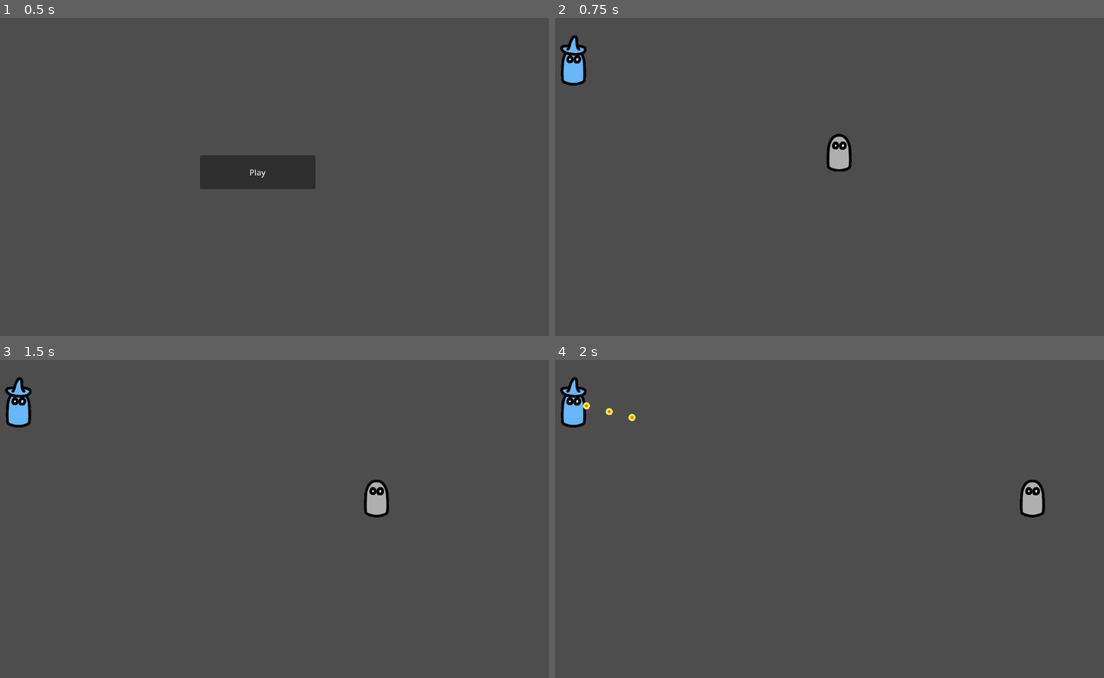
Above: before the commit, frames 1-4 (two rows, left to right).
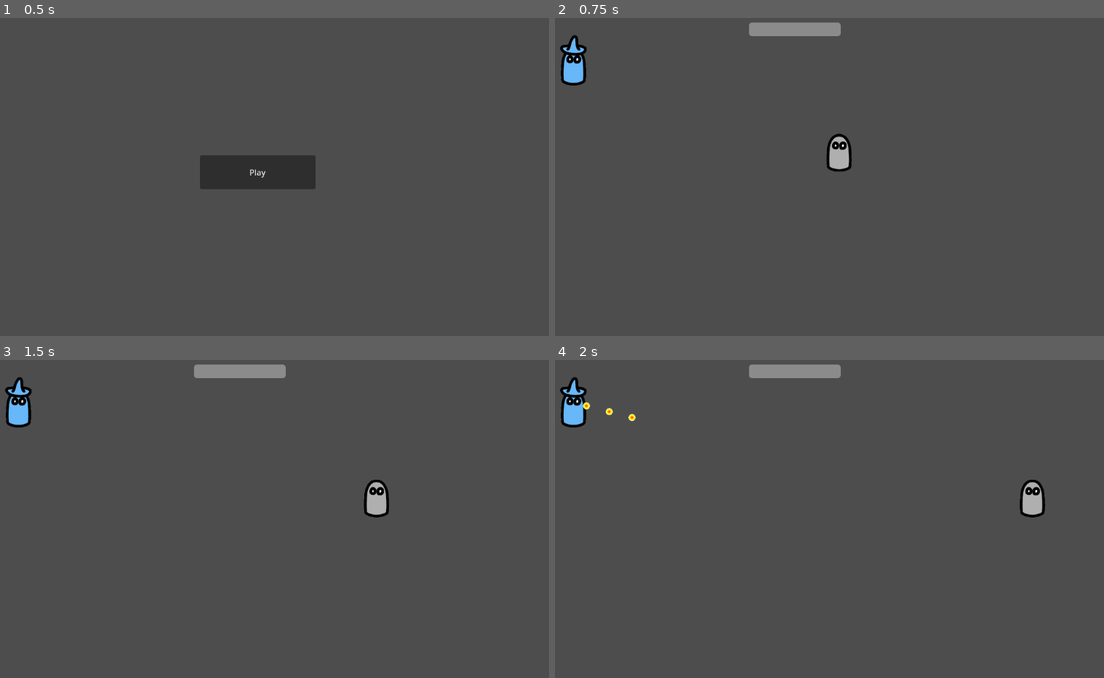
Above: after the commit, the same moments.

Repository: meb-games/ddbh
Game: Godot game, scene res://main_screen.tscn
The game is run twice, just before and just after one commit, with the same random seed, the same clock (stepped at 60 frames per second) and the same inputs.
Inputs (mouse positions are in pixels of both pictures, inside the frame that each line leads up to):
- Up to frame 1 (0.5 s): no input
- Up to frame 2 (0.75 s): click "Play" at 0.5 s
- Up to frame 3 (1.5 s): tap Enter at 1.25 s; move the mouse to (384, 499) at 1.27 s; hold D (move_right) from 1.28 s (still down); right-click (384, 499) at 1.35 s
- Up to frame 4 (2 s): keep holding D (move_right)

Frame 1 is identical in both runs. In frame 2, 0.7% of the frame differs, in the area x 35-53%, y 1-6%; in frame 3, 0.7%; in frame 4, 0.7%.

Commit message:
Add files via upload
added a health bar and made minor bug fix to movement

Diff:
--- a/game.gd
+++ b/game.gd
@@ -4,6 +4,8 @@
 
 func _ready() -> void:
 	var mage = MAGE_SCENE.instantiate()
+	# is trying to call update healthbar ui but dont know how to make function global and as stated below too tired to proberly write
+	$HealthBar.value = 10 #NEEDS TO BE CHANGED IM JUST TOO TIRED TO PROBERELY WRITE
 	mage.position.x += 100
 	mage.position.y += 100
 	add_child(mage)
--- a/game.tscn
+++ b/game.tscn
@@ -31,3 +31,11 @@
 
 [node name="PauseMenu" parent="." instance=ExtResource("5_7jktm")]
 visible = false
+
+[node name="HealthBar" type="ProgressBar" parent="."]
+offset_left = 448.0
+offset_top = 25.0
+offset_right = 630.0
+offset_bottom = 52.0
+max_value = 10.0
+show_percentage = false
